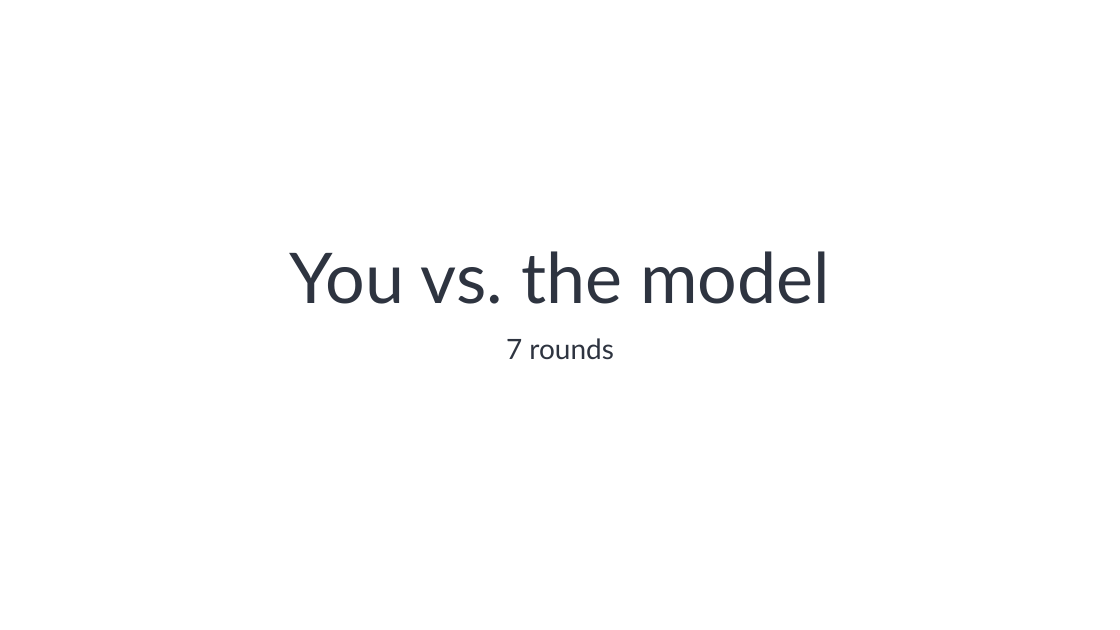
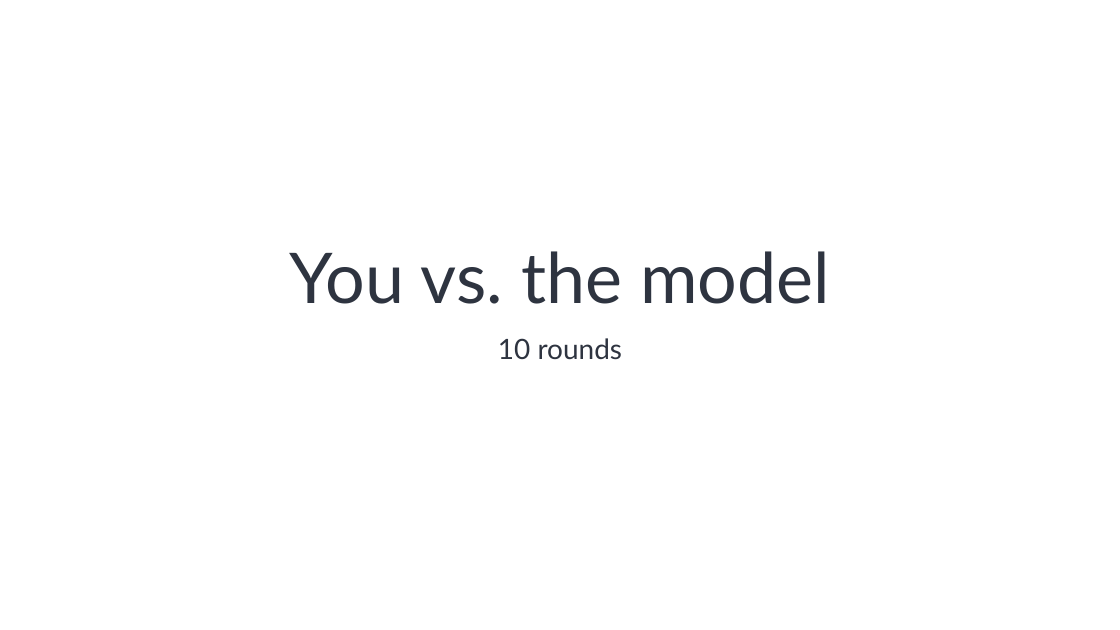
Before and after one commit to IslamTayeb/tzu-vs-taylor, a slide deck: slide 12 of slides/tzu_vs_taylor_lecture.pptx. Drawn at 1120x630 pixels with LibreOffice and Linux fonts; fonts in the diff are those of the drawing. Boxes give left, top, right and bottom in pixels: in the first picture for what was removed or moved away, otherwise in the second. Text is boxed around its words. In the diff, an @@ line names an element or a change of style, - is before the commit and + after.

```diff
--- a/slides/tzu_vs_taylor_lecture.pptx
+++ b/slides/tzu_vs_taylor_lecture.pptx
@@ subtitle at [498, 338, 623, 360]: text changed @@
-7 rounds
+10 rounds
```
Also in this commit, not shown: 1 other slide changed, 23 other files.
